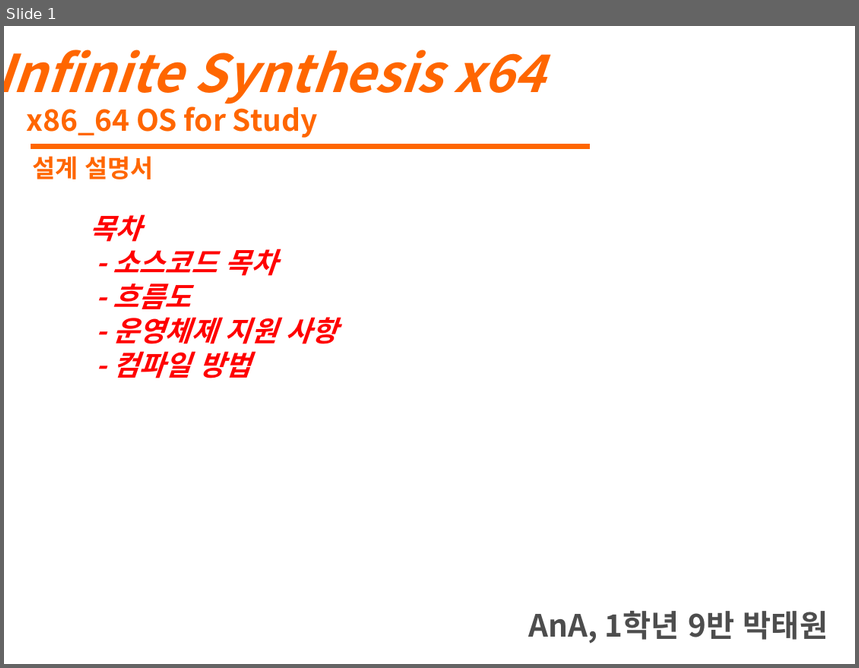
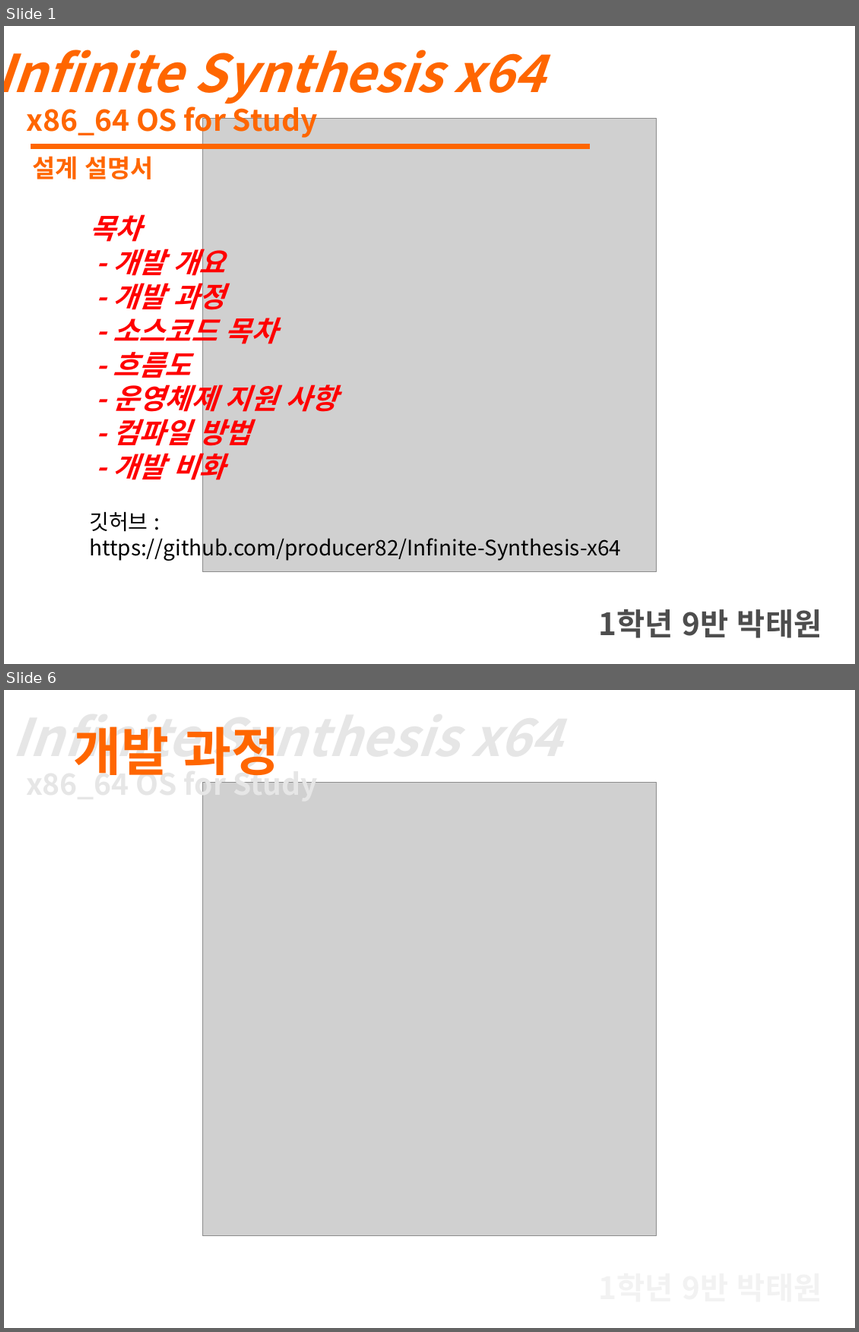
Before and after one commit to producer82/Infinite-Synthesis-x64, a slide deck: 0dev/Infinite Synthesis x64 설계.pptx. Shown one above the other, each under a label of ours: slide 1 before the commit, slides 1 and 6 after it; the slides between them are not shown. The pictures are 859x668 and 859x1332 pixels, drawn with LibreOffice and Linux fonts; fonts in the diff are those of the drawing; grey boxes stand for pictures. Boxes give left, top, right and bottom in pixels: in the first picture for what was removed or moved away, otherwise in the second. Text is boxed around its words. In the diff, an @@ line names an element or a change of style, - is before the commit and + after.

```diff
--- a/0dev/Infinite Synthesis x64 설계.pptx
+++ b/0dev/Infinite Synthesis x64 설계.pptx
@@ slide 6 added at [4, 690, 855, 1328], background #FFFFFF @@
@@ text added at [12, 726, 458, 771], 44 pt, text #E6E6E6, bold, italic @@
+Infinite Synthesis x64
@@ text added at [73, 726, 280, 783], 44 pt, text #FF6600, bold @@
+개발 과정
@@ text added at [26, 764, 318, 802], 25 pt, text #E6E6E6, bold @@
+x86_64 OS for Study
@@ picture added at [202, 782, 656, 1236] @@
@@ slide 1 changed as well @@
@@ picture added at [202, 118, 656, 572] @@
@@ text at [113, 243, 225, 316]: paragraphs added @@
+- 개발 개요
+- 개발 과정
@@ text at [89, 447, 621, 562]: paragraphs added @@
+- 개발 비화
+깃허브 :
+https://github.com/producer82/Infinite-Synthesis-x64
@@ text at [599, 610, 823, 639]: text changed @@
-AnA, 1학년 9반 박태원
+1학년 9반 박태원
```
Also in this commit, not shown: 5 other slides added, 2 other files.
